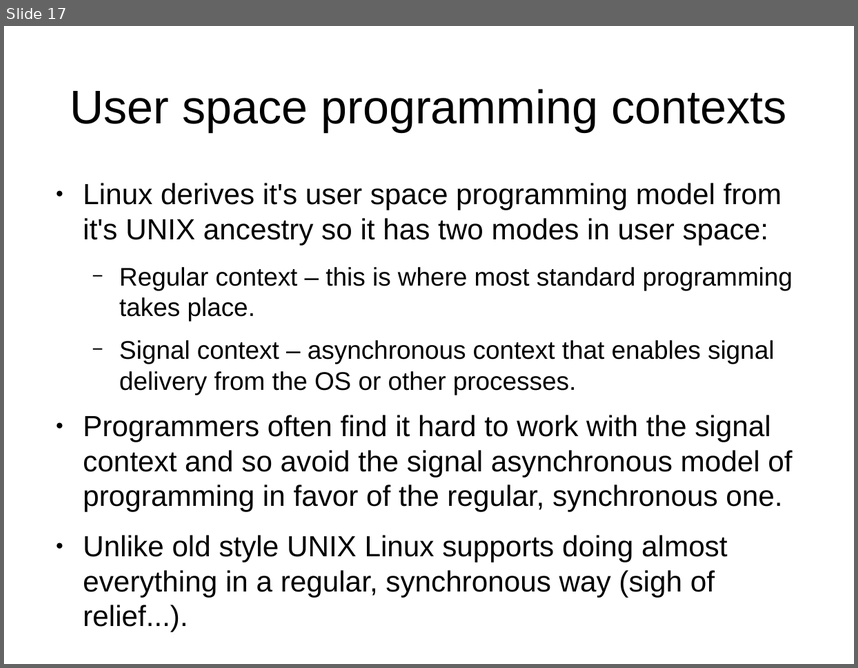
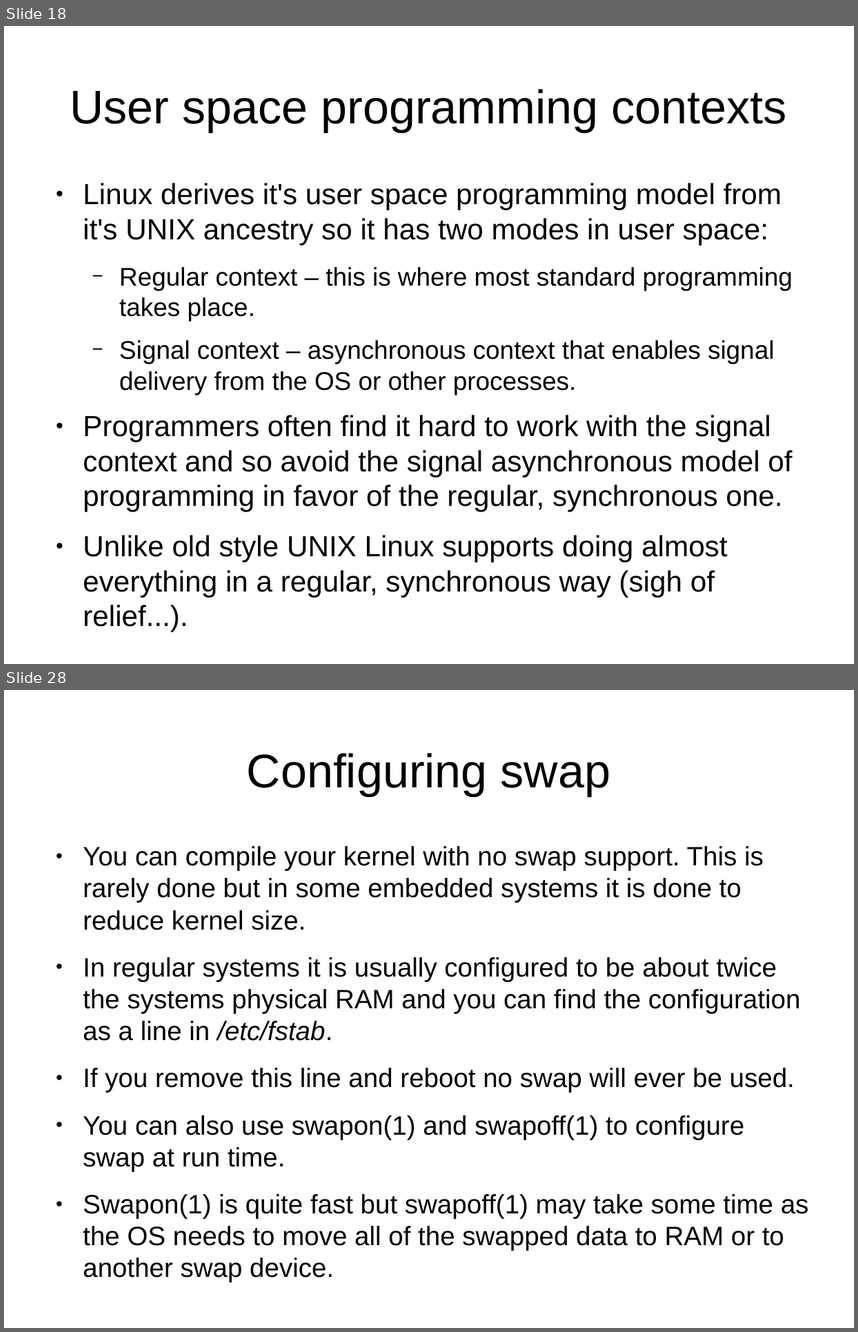
Before and after one commit to veltzer/demos-linux, a slide deck: doc/odp/linux_monitoring_and_debugging.odp. Shown one above the other, each under a label of ours: slide 17 before the commit, slides 18 and 28 after it; the slides between them are not shown. The pictures are 858x668 and 858x1332 pixels, drawn with LibreOffice and Linux fonts; fonts in the diff are those of the drawing. Boxes give left, top, right and bottom in pixels: in the first picture for what was removed or moved away, otherwise in the second. Text is boxed around its words. In the diff, an @@ line names an element or a change of style, - is before the commit and + after.

```diff
--- a/doc/odp/linux_monitoring_and_debugging.odp
+++ b/doc/odp/linux_monitoring_and_debugging.odp
@@ slide 28 added at (4,690,854,1328), background #FFFFFF @@
@@ title added at (247,753,611,796), 44 pt, text #000000 @@
+Configuring swap
@@ text added at (83,846,809,1282), 24.8 pt, text #000000 @@
+● You can compile your kernel with no swap support. This is rarely done but in some embedded systems it is done to reduce kernel size.
+● In regular systems it is usually configured to be about twice the systems physical RAM and you can find the configuration as a line in /etc/fstab.
+● If you remove this line and reboot no swap will ever be used.
+● You can also use swapon(1) and swapoff(1) to configure swap at run time.
+● Swapon(1) is quite fast but swapoff(1) may take some time as the OS needs to move all of the swapped data to RAM or to another swap device.
@@ what was slide 17 is now slide 18 @@
```
Also in this commit, not shown: 14 other slides added.
